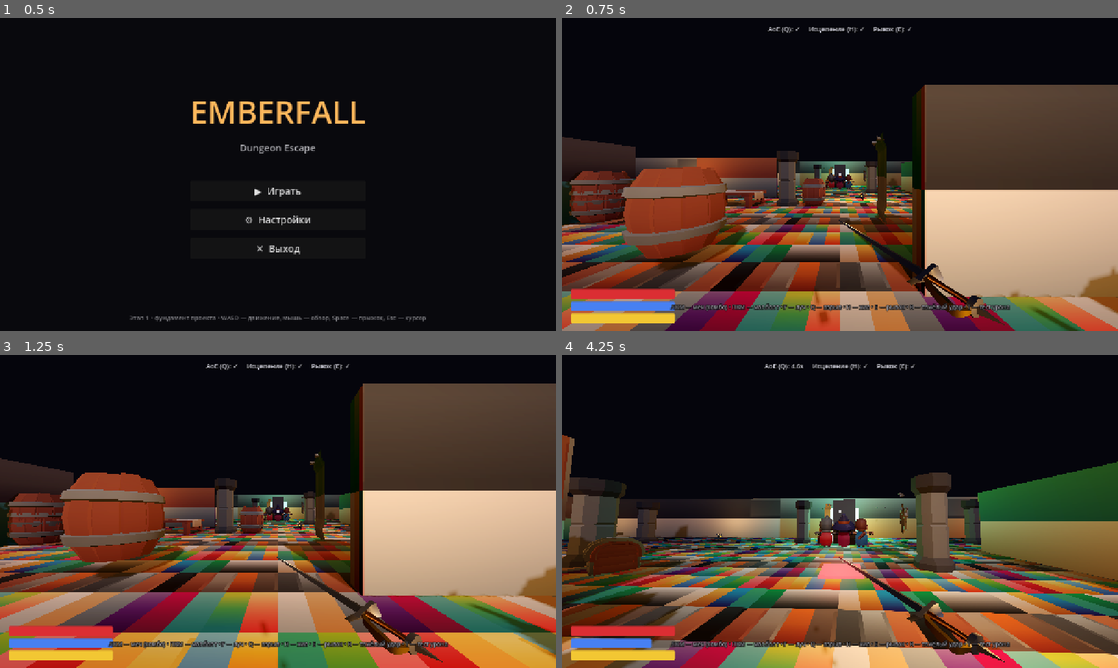
Above: before the commit, frames 1-4 (two rows, left to right).
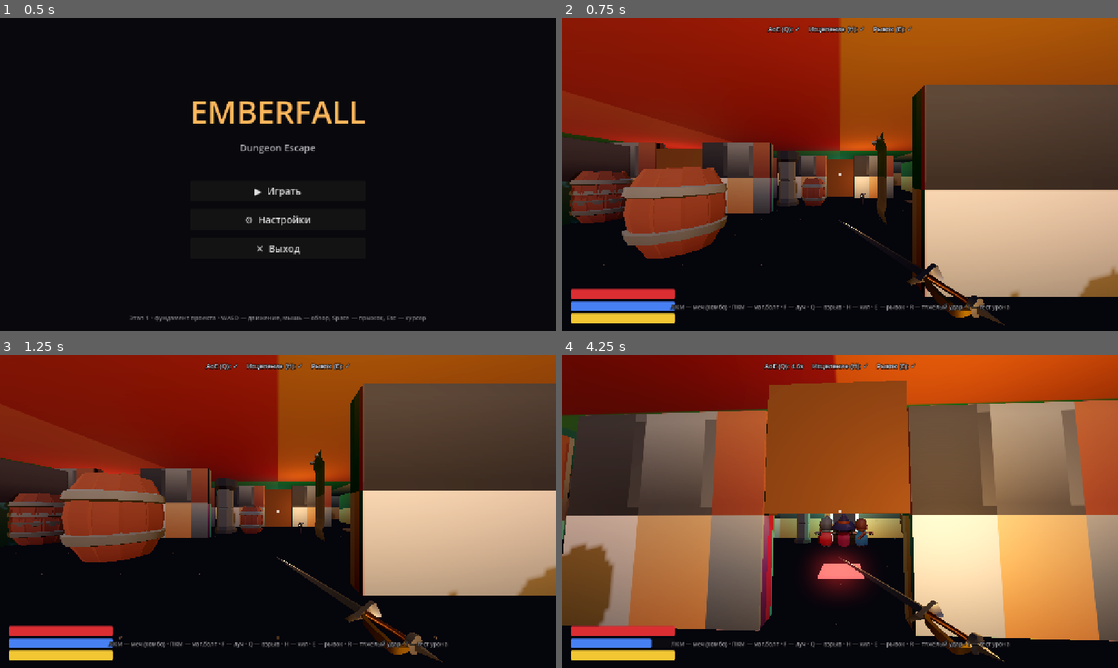
Above: after the commit, the same moments.

Repository: maksummatatov10-spec1231/AgentNeyro
Game: Godot game, scene res://scenes/ui/main_menu.tscn
The game is run twice, just before and just after one commit, with the same random seed, the same clock (stepped at 60 frames per second) and the same inputs.
Inputs (mouse positions are in pixels of both pictures, inside the frame that each line leads up to):
- Up to frame 1 (0.5 s): no input
- Up to frame 2 (0.75 s): click "▶ Играть" at 0.5 s
- Up to frame 3 (1.25 s): no input
- Up to frame 4 (4.25 s): tap Enter at 1.25 s; move the mouse to (867, 511) at 1.27 s; hold W (move_forward) from 1.28 s (still down); tap R (attack_heavy) at 1.35 s; click (867, 511) at 1.42 s; tap Space (jump) at 1.52, 2.27, 3.77 s; move the mouse to (812, 511) at 2.02 s; click (812, 511) at 2.1 s; move the mouse to (851, 505) at 2.77 s; tap Q (cast_aoe) at 2.85 s; move the mouse to (834, 517) at 3.52 s; tap F (cast_beam) at 3.6 s; click (834, 517) at 3.67 s

Frame 1 is identical in both runs. In frame 2, 61% of the frame differs, in the area x 0-100%, y 0-100%; in frame 3, 62%; in frame 4, 91%.

Commit message:
feat(stage4.2): крыша, двери, враги-часовые, реалистичный пол + фикс ошибки
- FIX: win_game/lose_game → change_scene через call_deferred (ошибка
  'Removing CollisionObject during physics callback')
- КРЫША/ПОТОЛОК: большая плоскость сверху (закрытое подземелье)
- ДВЕРИ: открываются (уезжают вверх) при приближении игрока, закрываются
  при отдалении. 4 дверных проёма с боковыми стенами.
- ВРАГИ-ЧАСОВЫЕ: aggro_range — стоят/ждут, пока игрок не подойдёт (~13 м),
  затем атакуют
- ПОЛ: MultiMesh из реальных FBX-тайлов (1089 тайлов в 1 draw-call) —
  реалистичный плиточный пол вместо одной растянутой текстуры

Co-authored-by: arena-agent <297053741+arena-agent@users.noreply.github.com>

Diff:
--- a/scripts/autoload/game_manager.gd
+++ b/scripts/autoload/game_manager.gd
@@ -66,14 +66,15 @@
 		return
 	set_state(GameState.WIN)
 	Input.mouse_mode = Input.MOUSE_MODE_VISIBLE
-	get_tree().change_scene_to_file("res://scenes/ui/win_screen.tscn")
+	# Смена сцены во время физического колбэка — только через call_deferred
+	get_tree().change_scene_to_file.call_deferred("res://scenes/ui/win_screen.tscn")
 
 func lose_game() -> void:
 	if state == GameState.WIN or state == GameState.LOSE:
 		return
 	set_state(GameState.LOSE)
 	Input.mouse_mode = Input.MOUSE_MODE_VISIBLE
-	get_tree().change_scene_to_file("res://scenes/ui/death_screen.tscn")
+	get_tree().change_scene_to_file.call_deferred("res://scenes/ui/death_screen.tscn")
 
 func restart_level() -> void:
 	set_state(GameState.PLAYING)
--- a/scripts/enemy/skeleton_enemy.gd
+++ b/scripts/enemy/skeleton_enemy.gd
@@ -6,6 +6,7 @@
 @export var attack_range: float = 1.8
 @export var attack_damage: float = 9.0
 @export var attack_cd: float = 1.1
+@export var aggro_range: float = 13.0  # замечает игрока только в радиусе
 
 var hp: float = 40.0
 var _dead: bool = false
@@ -100,11 +101,15 @@
 	to_player.y = 0.0
 	var dist: float = to_player.length()
 	_moving = false
-	if dist > attack_range:
+	if dist > aggro_range:
+		# Ждёт, пока игрок не подойдёт
+		velocity.x = 0.0
+		velocity.z = 0.0
+	elif dist > attack_range:
 		var dir: Vector3 = to_player.normalized()
 		velocity.x = dir.x * speed
 		velocity.z = dir.z * speed
-		# Модель смотрит +Z на игрока (look_at разворачивал -Z — был спиной)
+		# Модель смотрит +Z на игрока
 		rotation.y = atan2(to_player.x, to_player.z)
 		_moving = true
 	else:
--- /dev/null
+++ b/scripts/world/door.gd
@@ -0,0 +1,27 @@
+extends Node3D
+## Дверь (Этап 4.2). Открывается (уезжает вверх), когда игрок близко; закрывается, когда ушёл.
+
+@export var open_range: float = 4.5
+@onready var _panel: StaticBody3D = $Panel
+var _closed_y: float = 0.0
+var _open: bool = false
+var _player: Node = null
+
+func _ready() -> void:
+	if _panel:
+		_closed_y = _panel.position.y
+	_player = get_tree().get_first_node_in_group("player")
+
+func _physics_process(_delta: float) -> void:
+	if _panel == null:
+		return
+	if _player == null:
+		_player = get_tree().get_first_node_in_group("player")
+		return
+	var d: float = global_position.distance_to(_player.global_position)
+	var should := d < open_range
+	if should != _open:
+		_open = should
+		var target_y: float = _closed_y + (3.4 if _open else 0.0)
+		var tw := create_tween()
+		tw.tween_property(_panel, "position:y", target_y, 0.45).set_ease(Tween.EASE_IN_OUT)
--- a/scripts/world/dungeon_builder.gd
+++ b/scripts/world/dungeon_builder.gd
@@ -22,7 +22,9 @@
 	_scan_assets()
 	_build_floor()
 	_build_perimeter_walls()
+	_build_ceiling()
 	_build_partitions()
+	_spawn_doors()
 	_build_columns_grid()
 	_build_torches_grid()
 	_scatter_props()
@@ -78,16 +80,45 @@
 	col.shape = box
 	col.position = Vector3(0, -0.5, 0)
 	body.add_child(col)
-	# Визуал: одна плоскость с тайловой текстурой данжа
-	var mi := MeshInstance3D.new()
-	var plane := PlaneMesh.new()
-	plane.size = Vector2(size, size)
-	mi.mesh = plane
-	var fmat := StandardMaterial3D.new()
-	fmat.albedo_texture = load("res://assets/textures/dungeon_texture.png")
-	fmat.uv1_scale = Vector3(16, 16, 1)
-	mi.material_override = fmat
-	add_child(mi)
+	# Визуал: тайлы через MultiMesh (один draw-call, реалистичный пол)
+	_build_floor_multimesh()
+
+# MultiMesh-пол: сотни тайлов в одном draw-call
+func _build_floor_multimesh() -> void:
+	if floor_tiles.is_empty():
+		return
+	var scn = load(floor_tiles[0])
+	if scn == null:
+		return
+	var tmp = scn.instantiate()
+	var mesh_res = _find_mesh(tmp)
+	tmp.queue_free()
+	if mesh_res == null:
+		return
+	var mmi := MultiMeshInstance3D.new()
+	var mm := MultiMesh.new()
+	mm.mesh = mesh_res
+	mm.transform_format = MultiMesh.TRANSFORM_3D
+	var count := (HALL_RADIUS * 2 + 1) * (HALL_RADIUS * 2 + 1)
+	mm.instance_count = count
+	var idx := 0
+	for x in range(-HALL_RADIUS, HALL_RADIUS + 1):
+		for z in range(-HALL_RADIUS, HALL_RADIUS + 1):
+			var t := Transform3D(Basis.IDENTITY, Vector3(x * TILE, 0.0, z * TILE))
+			mm.set_instance_transform(idx, t)
+			idx += 1
+	mmi.multimesh = mm
+	mmi.material_override = material
+	add_child(mmi)
+
+func _find_mesh(n: Node) -> Resource:
+	if n is MeshInstance3D and (n as MeshInstance3D).mesh != null:
+		return (n as MeshInstance3D).mesh
+	for c in n.get_children():
+		var m: Resource = _find_mesh(c)
+		if m != null:
+			return m
+	return null
 
 # ---------- СТЕНЫ (коробки = точная коллизия) ----------
 func _wall(center: Vector3, sz: Vector3) -> void:
@@ -116,7 +147,19 @@
 	_wall(Vector3(-half, h * 0.5, 0), Vector3(t, h, span))
 	_wall(Vector3(half, h * 0.5, 0), Vector3(t, h, span))
 
-# Перегородки-коридоры: частичные стены (оставляют проходы) → лабиринт коридоров
+# Потолок/крыша
+func _build_ceiling() -> void:
+	var size := (HALL_RADIUS * 2 + 1) * TILE
+	var mi := MeshInstance3D.new()
+	var plane := PlaneMesh.new()
+	plane.size = Vector2(size, size)
+	mi.mesh = plane
+	mi.material_override = material
+	mi.rotation = Vector3(PI, 0, 0)  # лицом вниз
+	mi.position = Vector3(0, 4.8, 0)
+	add_child(mi)
+
+# Перегородки-коридоры
 func _build_partitions() -> void:
 	var h := 4.0
 	var t := 0.5
@@ -190,6 +233,57 @@
 	if arr.is_empty():
 		return ""
 	return arr[randi() % arr.size()]
+
+# ---------- двери (открываются при приближении) ----------
+func _spawn_doors() -> void:
+	var dscript = load("res://scripts/world/door.gd")
+	var defs := [
+		{"pos": Vector3(0, 0, -HALL_RADIUS * 0.5 * TILE), "along": "x"},
+		{"pos": Vector3(HALL_RADIUS * 0.4 * TILE, 0, HALL_RADIUS * 0.2 * TILE), "along": "z"},
+		{"pos": Vector3(-HALL_RADIUS * 0.3 * TILE, 0, -HALL_RADIUS * 0.3 * TILE), "along": "x"},
+		{"pos": Vector3(HALL_RADIUS * 0.2 * TILE, 0, HALL_RADIUS * 0.6 * TILE), "along": "x"},
+	]
+	for ddef in defs:
+		_spawn_door(ddef["pos"], ddef["along"], dscript)
+
+func _spawn_door(pos: Vector3, along: String, script: Resource) -> void:
+	var h := 4.2
+	var gap := 2.8
+	var sidew := 4.0
+	if along == "x":
+		_wall(pos + Vector3(gap * 0.5 + sidew * 0.5, h * 0.5, 0), Vector3(sidew, h, 0.5))
+		_wall(pos + Vector3(-(gap * 0.5 + sidew * 0.5), h * 0.5, 0), Vector3(sidew, h, 0.5))
+		_make_door_panel(pos, Vector3(gap, h * 0.92, 0.35), script)
+	else:
+		_wall(pos + Vector3(0, h * 0.5, gap * 0.5 + sidew * 0.5), Vector3(0.5, h, sidew))
+		_wall(pos + Vector3(0, h * 0.5, -(gap * 0.5 + sidew * 0.5)), Vector3(0.5, h, sidew))
+		_make_door_panel(pos, Vector3(0.35, h * 0.92, gap), script)
+
+func _make_door_panel(pos: Vector3, sz: Vector3, script: Resource) -> void:
+	var door := Node3D.new()
+	door.position = pos
+	var panel := StaticBody3D.new()
+	panel.name = "Panel"
+	panel.position = Vector3(0, sz.y * 0.5, 0)
+	var col := CollisionShape3D.new()
+	var box := BoxShape3D.new()
+	box.size = sz
+	col.shape = box
+	panel.add_child(col)
+	var mi := MeshInstance3D.new()
+	var bm := BoxMesh.new()
+	bm.size = sz
+	mi.mesh = bm
+	var m := StandardMaterial3D.new()
+	m.albedo_color = Color(0.4, 0.25, 0.13)
+	m.emission_enabled = true
+	m.emission = Color(0.6, 0.32, 0.1)
+	m.emission_energy_multiplier = 0.5
+	mi.material_override = m
+	panel.add_child(mi)
+	door.add_child(panel)
+	door.set_script(script)
+	add_child(door)
 
 # ---------- колонны (сетка) ----------
 func _build_columns_grid() -> void:
Not shown, removed: EMBERFALL_stage4.1.zip
Not shown, added: EMBERFALL_stage4.2.zip
